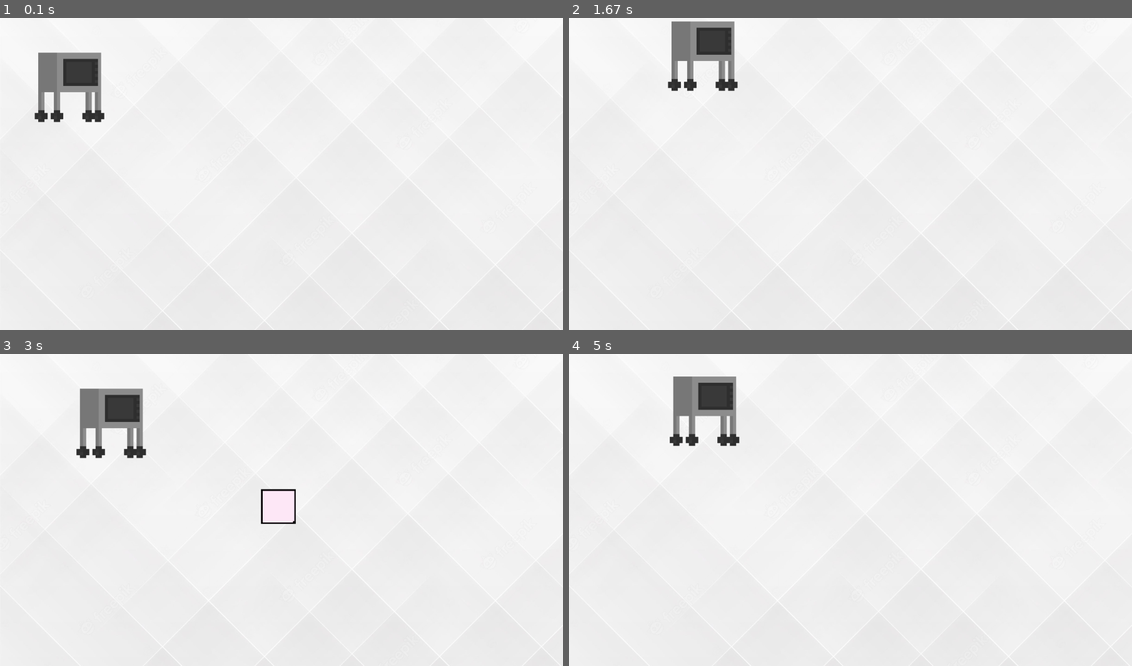
Above: before the commit, frames 1-4 (two rows, left to right).
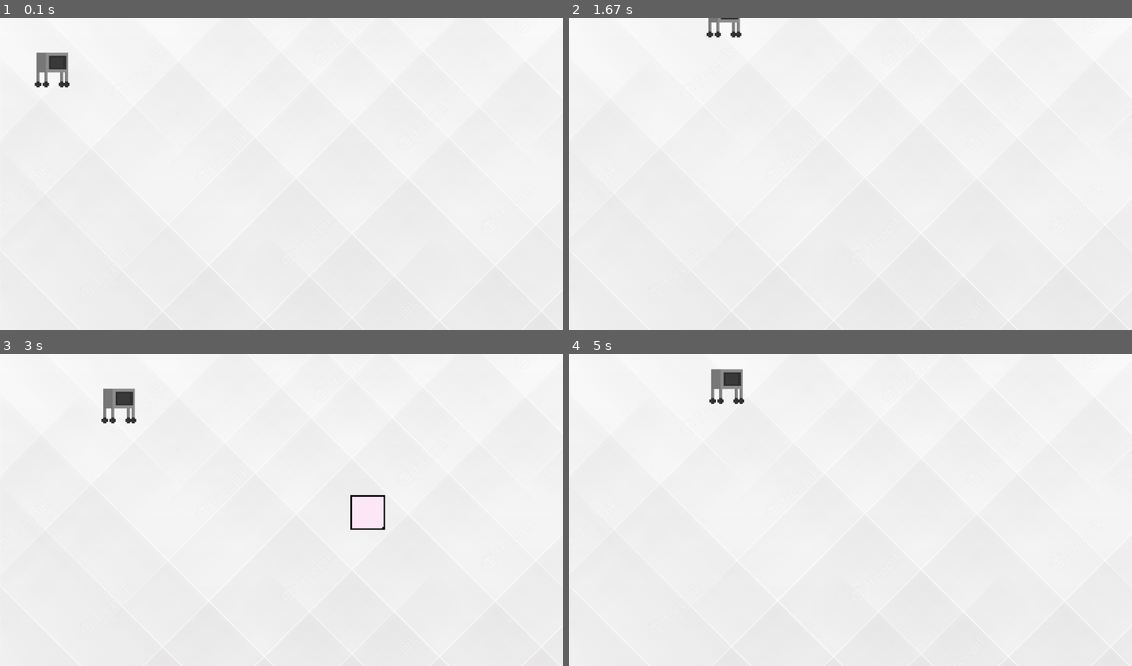
Above: after the commit, the same moments.

Repository: ReinUrmet/pygame_kooliprojekti_mang
Game: pygame game, started from main.py
Two runs of this game, one before a commit and one after it. Both use one fixed random seed, a clock stepped at 60 frames per second and the inputs below.
Inputs (mouse positions are in pixels of both pictures, inside the frame that each line leads up to):
- Up to frame 1 (0.1 s): no input
- Up to frame 2 (1.67 s): press the mouse at (827, 186) at 0.37 s; move the mouse to (929, 177) at 0.47 s; release the mouse at (1030, 164) at 0.6 s; hold Right 0.67-1.13 s; move the mouse to (856, 192) at 0.7 s; hold W 1.17-1.47 s; hold Right from 1.5 s (still down)
- Up to frame 3 (3 s): release Right at 1.97 s; hold A 2-2.53 s; hold Down 2.57-2.87 s; press the mouse at (258, 522) at 2.93 s
- Up to frame 4 (5 s): move the mouse to (827, 556) at 3.03 s; release the mouse at (822, 591) at 3.17 s; hold Left 3.23-3.63 s; hold W 3.67-4.03 s; hold Right 4.07-4.7 s; hold S from 4.73 s (still down)

The runs differ from the first frame. In frame 1, 1.8% of the frame differs, in the area x 6-19%, y 11-34%; in frame 2, 2.0%; in frame 3, 2.1%; in frame 4, 2.1%, in the area x 17-32%, y 4-30%.

Commit message:
koodi overhaul, pintsli ilumimine, movement

Diff:
--- /dev/null
+++ b/keybinds.py
@@ -0,0 +1,6 @@
+import pygame
+
+up = [pygame.K_UP, pygame.K_w]
+down = [pygame.K_DOWN, pygame.K_s]
+left = [pygame.K_LEFT, pygame.K_a]
+right = [pygame.K_RIGHT,pygame.K_d]
--- a/main.py
+++ b/main.py
@@ -1,5 +1,6 @@
-import pygame, sys, threading
-
+import pygame, sys, threading, math
+from pygame.transform import scale
+import keybinds as kb # file kus on kõikkeybindid
 pygame.init()
 pygame.font.init()
 
@@ -10,7 +11,8 @@
 pygame.display.set_caption("Mäng")
 
 # Ekraan
-ekraan_suurus = (1620, 900)  # kui suur on aken kus mäng toimub
+ekraan_laius,ekraan_pikkus = 1620, 900
+ekraan_suurus = (ekraan_laius, ekraan_pikkus)  # kui suur on aken kus mäng toimub
 aken = pygame.display.set_mode(ekraan_suurus)
 time = 0
 
@@ -20,33 +22,48 @@
 punane = (255, 0, 0)
 
 class Objekt:
-    def __init__(self, sprite, pos = None, speed = None, scale = None):
+    def __init__(self, sprite, pos = None, speed = None, scale = None, base_speed = None):
         self.speed = speed or [0,0]
         self.pos = pos or [0, 0]
         self.scale = scale
         self.sprite = pygame.image.load(sprite)
         if self.scale is not None:
             self.sprite = pygame.transform.scale(self.sprite, self.scale)
+        self.base_speed = base_speed or [0,0]
     def render(self):
         self.pos = [i + j for i, j in zip(self.pos, self.speed)]
         aken.blit(self.sprite, self.pos)
     def __str__(self):
         aken.blit(self.sprite, self.pos)
-
+# pmst kui  callid objekti siis objekt(sprite filei nimi, pos = (X,Y) /
+#kiirus, kui suureks teha sprite), ainuke nõutud on sprite file
 
 
 class Pintsel(Objekt):
     def render(self):
+        global speed_length
         mouse_pos = pygame.mouse.get_pos()
-        self.pos = [mouse_pos[0], mouse_pos[1]-self.sprite.get_height()]
+        mouse_x = mouse_pos[0]
+        mouse_y = mouse_pos[1] -self.sprite.get_height() # selleks, et pintsli vasak alumine äär oleks kursori peal
+        speed_x = mouse_x - self.pos[0]
+        speed_y = mouse_y - self.pos[1]
+        if speed_length  < 20:
+            jump_slow = 1
+        else:
+            jump_slow = 3
+            speed_length = math.sqrt(speed_x ** 2 + speed_y ** 2)
+        self.speed = (speed_x/jump_slow, speed_y/jump_slow)
         super().render()
+#self.speed toimib nii et võtab asukoha kuhu saada tahab ja asukoha, kus on ja leieb nende vektori
+#,suunaga sinna poole kuhu saada tahetakse ja jagab selle jump slow-iga
+
 class Värv(Objekt):
     brush = pygame.Surface((10, 10))  # Brush size
     brush.fill(punane)  # Color of the brush
     brush_positions = []  # List to store all the brush positions drawn
 
 taust = Objekt('ART/background.jpg')
-mikro = Objekt("main_character.png", pos=[100,100], scale=(200,200))
+mikro = Objekt("main_character.png", pos=[100,100], scale=(100,100), base_speed=8)
 pintsel = Pintsel("placeholder.png", scale=(100,100) )
 # Mängu tsükkel
 joonistab = False
@@ -63,30 +80,36 @@
             sys.exit()
         #klaviatuuri nupp alla
         elif event.type == pygame.KEYDOWN:
-            if event.key == pygame.K_UP or event.key == pygame.K_w:
-                mikro.speed[1] = -5
-            if event.key == pygame.K_DOWN or event.key == pygame.K_s:
-                mikro.speed[1] = 5
-            if event.key == pygame.K_LEFT or event.key == pygame.K_a:
-                mikro.speed[0] = -5
-            if event.key == pygame.K_RIGHT or event.key == pygame.K_d:
-                mikro.speed[0] = 5
+            if event.key in kb.up:
+                mikro.speed[1] -= mikro.base_speed
+            if event.key in kb.down:
+                mikro.speed[1] += mikro.base_speed
+            if event.key in kb.left:
+                mikro.speed[0] -= mikro.base_speed
+            if event.key in kb.right:
+                mikro.speed[0] += mikro.base_speed
         #klaviatuuri nupp üles
         elif event.type == pygame.KEYUP:
-            if event.key in [pygame.K_UP, pygame.K_w, pygame.K_DOWN, pygame.K_s]:
-                mikro.speed[1] = 0
-            if event.key in [pygame.K_LEFT, pygame.K_a, pygame.K_RIGHT, pygame.K_d]:
-                mikro.speed[0] = 0
-
+            if event.key in kb.up:
+                mikro.speed[1] += mikro.base_speed
+            if event.key in kb.down:
+                mikro.speed[1] -= mikro.base_speed
+            if event.key in kb.left:
+                mikro.speed[0] += mikro.base_speed
+            if event.key in kb.right:
+                mikro.speed[0] -= mikro.base_speed
         #hiire nupp alla
         elif event.type == pygame.MOUSEBUTTONDOWN:
             if event.button == pygame.BUTTON_LEFT:
                 joonistab = True
+                speed_length = float('inf') #lõppmatus
+                pintsel.pos = [ekraan_laius, ekraan_pikkus/2]
         #hiire nupp üles
         elif event.type == pygame.MOUSEBUTTONUP:
             if event.button == pygame.BUTTON_LEFT:
                 joonistab = False
 
+
     # Uuendame ekraani
     pygame.display.flip()
     timer.tick(FPS)
